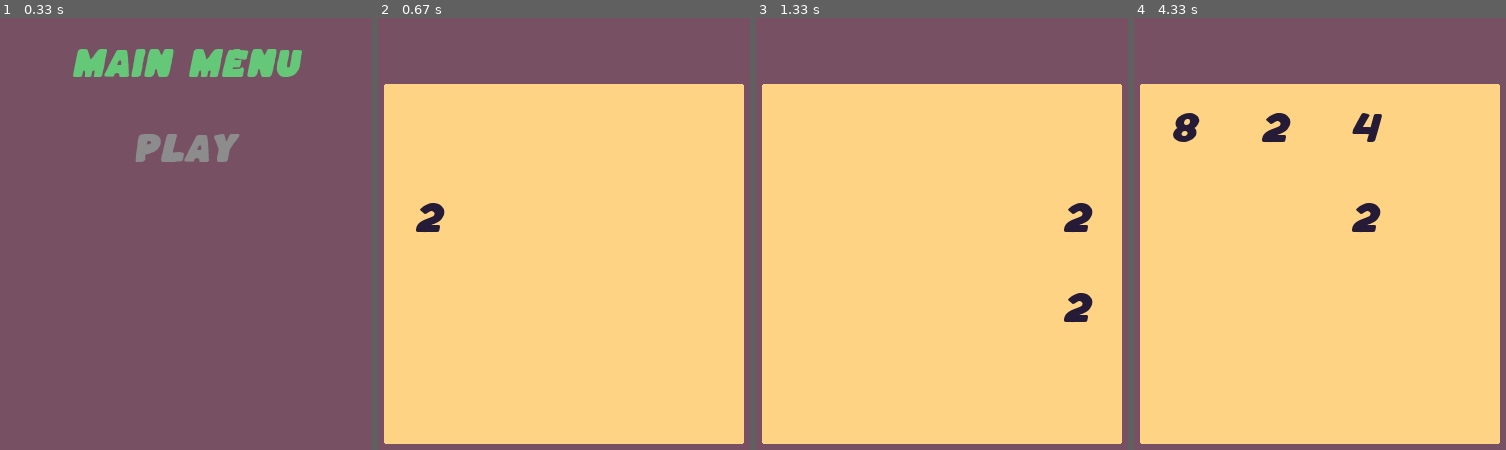
Above: before the commit, frames 1-4 (left to right).
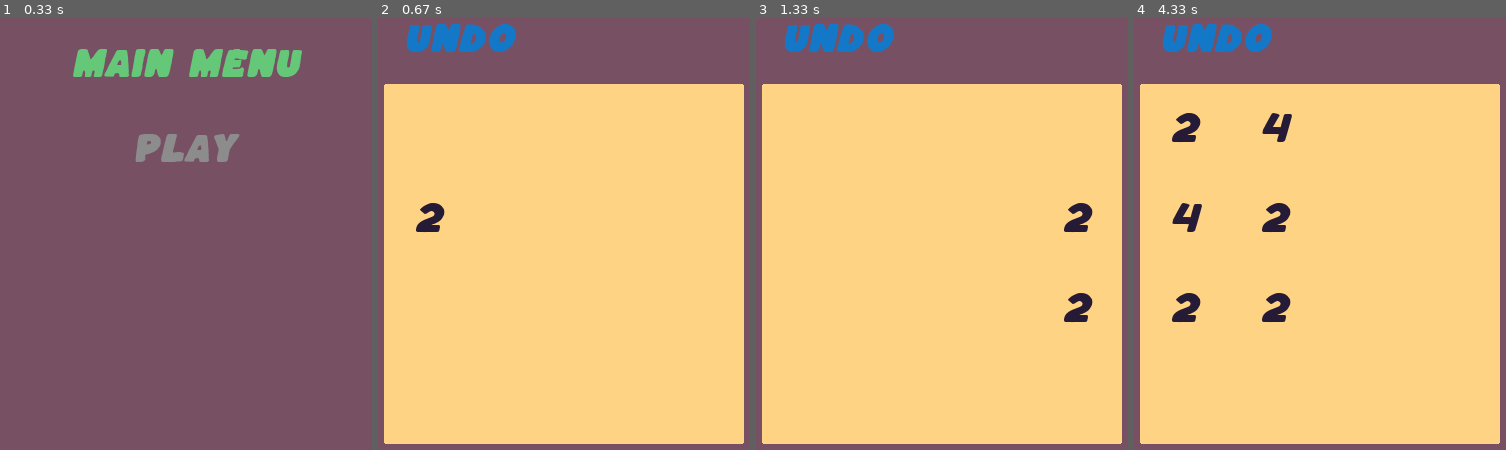
Above: after the commit, the same moments.

Repository: avisekksarma/2048
Game: pygame game, started from main.py
Two runs of this game, one before a commit and one after it. Both use one fixed random seed, a clock stepped at 60 frames per second and the inputs below.
Inputs (mouse positions are in pixels of both pictures, inside the frame that each line leads up to):
- Up to frame 1 (0.33 s): no input
- Up to frame 2 (0.67 s): press the mouse at (564, 147) at 0.37 s; move the mouse to (634, 199) at 0.47 s; release the mouse at (701, 251) at 0.6 s
- Up to frame 3 (1.33 s): press the mouse at (837, 39) at 0.7 s; move the mouse to (912, 126) at 0.8 s; release the mouse at (986, 216) at 0.93 s; hold Right from 1 s (still down)
- Up to frame 4 (4.33 s): release Right at 1.47 s; press the mouse at (1215, 39) at 1.53 s; move the mouse to (1271, 182) at 1.63 s; release the mouse at (1327, 329) at 1.77 s; hold Up 1.83-2.13 s; hold Right 2.17-2.63 s; hold Left 2.67-3.2 s; hold Down 3.23-3.53 s; hold Left 3.57-3.97 s; hold Up from 4 s (still down)

Frame 1 is identical in both runs. In frame 2, 1.4% of the frame differs, in the area x 7-38%, y 1-8%; in frame 3, 1.4%; in frame 4, 3.8%, in the area x 7-67%, y 1-71%.

Commit message:
undo btn works now

Diff:
--- a/game.py
+++ b/game.py
@@ -1,4 +1,5 @@
 from copy import deepcopy
+from re import A
 import sys
 import pygame
 import random
@@ -14,6 +15,7 @@
     sqsize = 90
 
     def __init__(self, window, size=4):
+        # critical ones for a game state = board, prevBoard, unusedPos
         self.window = window
         self.size = size
         self.board = [['' for j in range(size)]for i in range(size)]
@@ -270,7 +272,13 @@
             self.fillNextNumber()
 
     def undoMove(self):
-        self.board = deepcopy(self.prevBoard)
+        if(self.prevBoard): # i.e do only if prevBoard is not None
+            self.board = deepcopy(self.prevBoard)
+            self.unusedPos = []
+            for i in range(4):
+                for j in range(4):
+                    if self.board[i][j]=='':
+                        self.unusedPos.append((i,j))
 
 
     def render(self):
@@ -292,8 +300,8 @@
     def __initialize(self):
         l= self.gameBoard.surf.left
         t= self.gameBoard.surf.top
-        pos = (l,t)
-        undoBtn = Button(self.window,'Undo','heading',Button.sizes['medium'],pos,(160,120,200),(200,120,200),True)
+        pos = (l, t-Button.sizes['medium'][1])
+        undoBtn = Button(self.window,'Undo','heading',Button.sizes['medium'],pos,(20,120,200),(200,120,20),True,True)
         self.btns['undoBtn'] = undoBtn
 
 
@@ -314,6 +322,15 @@
                 if event.type == pygame.QUIT:
                     pygame.quit()
                     sys.exit(0)
+                if event.type == pygame.MOUSEMOTION:
+                    # print(event.pos)
+                    for btn in self.btns:
+                        self.btns[btn].checkHovered(event.pos)
+                if event.type == pygame.MOUSEBUTTONDOWN:
+
+                    if self.btns['undoBtn'].checkClick(event.pos):
+                        self.gameBoard.undoMove()
+
                 if event.type == pygame.KEYDOWN:
                     if event.key == pygame.K_LEFT or event.key == pygame.K_RIGHT or event.key == pygame.K_UP or event.key == pygame.K_DOWN:
                         self.gameBoard.handleMovement(event.key)
--- a/shapes.py
+++ b/shapes.py
@@ -28,8 +28,11 @@
         self.roundedVal = 5 if self.isRound else 0
 
     def checkHovered(self, pos):
-        if self.rect.collidepoint(pos):
-            self.isHovered = True
+        if self.hoverOn:
+            if self.rect.collidepoint(pos):
+                self.isHovered = True
+            else:
+                self.isHovered = False
         else:
             self.isHovered = False
 
--- a/startMenu.py
+++ b/startMenu.py
@@ -17,7 +17,7 @@
         # Magic number below
         pos = (SCREEN['width']//2-100, SCREEN['height']//2-150)
         playBtn = Button(self.window, 'PLAY', 'heading',
-                         Button.sizes['standard'], pos, (140, 140, 140), (190, 190, 190), True)
+                         Button.sizes['standard'], pos, (140, 140, 140), (190, 190, 190), True,True)
         self.btns['playBtn'] = playBtn
 
     def render(self):
